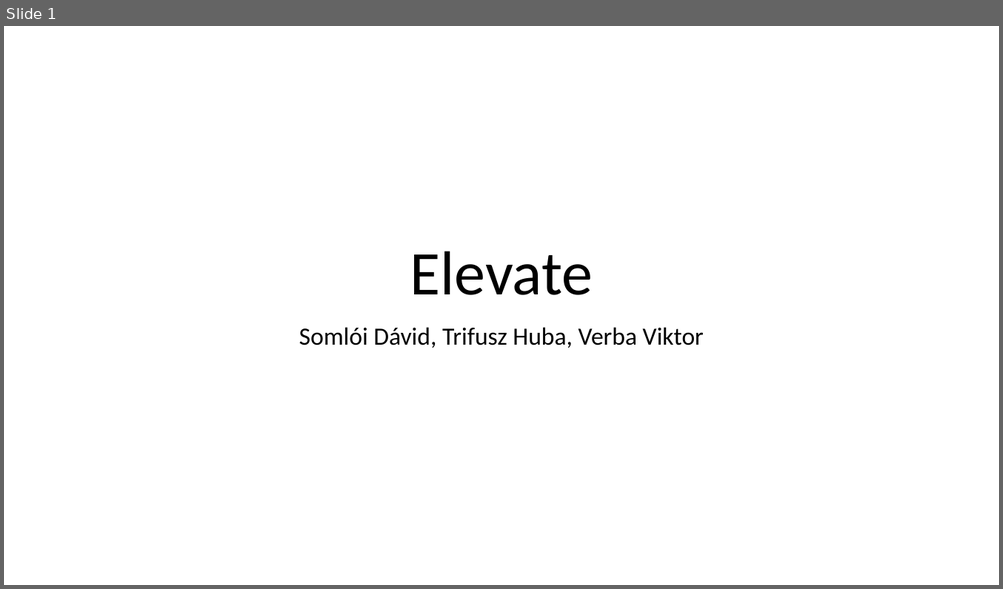
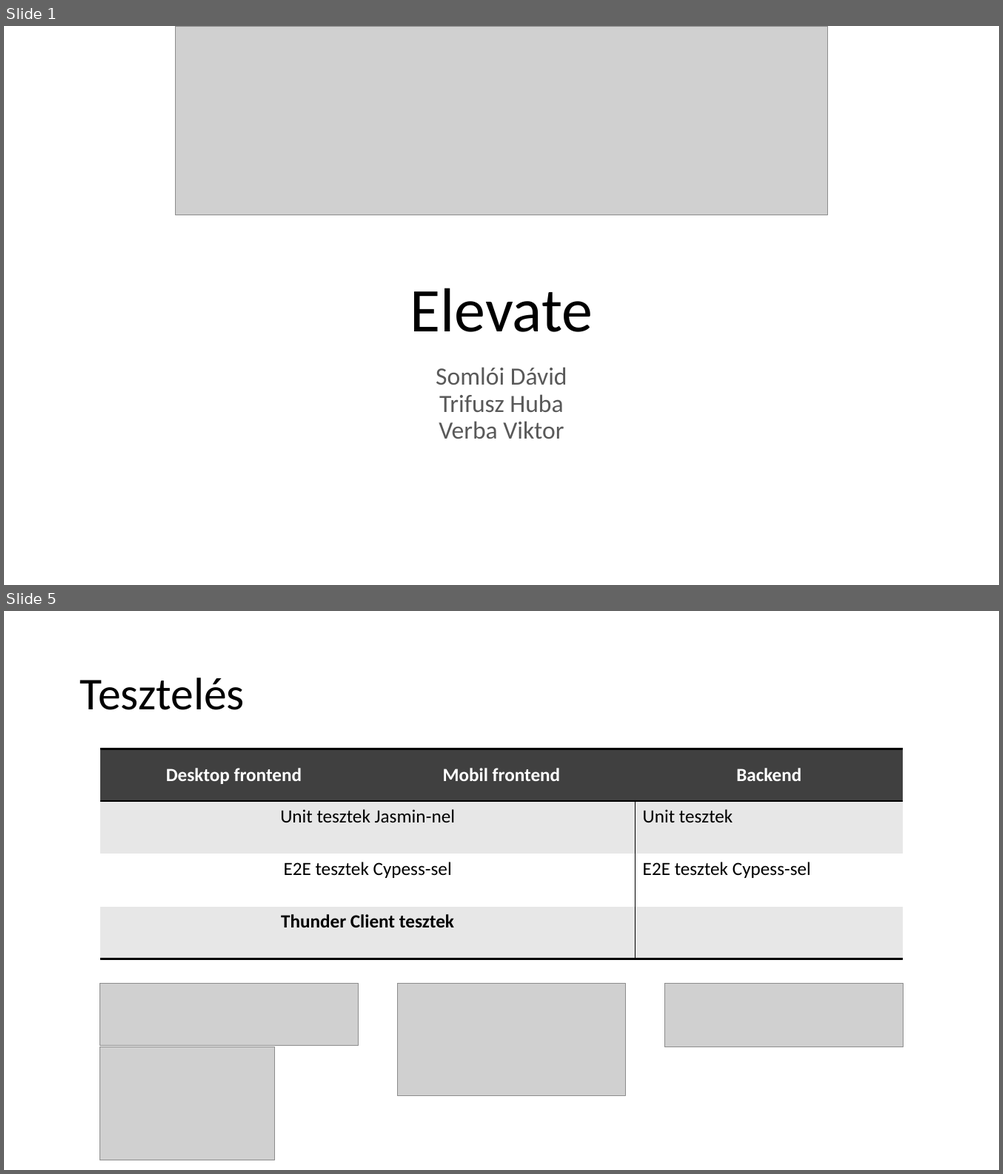
Before and after one commit to hubatrifusz/elevate, a slide deck: zarodolgozat.pptx. Shown one above the other, each under a label of ours: slide 1 before the commit, slides 1 and 5 after it; the slides between them are not shown. The pictures are 1003x589 and 1003x1174 pixels, drawn with LibreOffice and Linux fonts; fonts in the diff are those of the drawing; grey boxes stand for pictures; background and template pictures are left out. Boxes give left, top, right and bottom in pixels: in the first picture for what was removed or moved away, otherwise in the second. Text is boxed around its words. In the diff, an @@ line names an element or a change of style, - is before the commit and + after.

```diff
--- a/zarodolgozat.pptx
+++ b/zarodolgozat.pptx
@@ slide 5 added at (4, 611, 999, 1170), background #FFFFFF @@
@@ title added at (79, 678, 244, 710), 44 pt, text #000000 @@
+Tesztelés
@@ table added at (100, 749, 904, 959), 4 rows, 3 columns @@
+Desktop frontend | Mobil frontend | Backend
+Unit tesztek Jasmin-nel |  | Unit tesztek
+E2E tesztek Cypess-sel |  | E2E tesztek Cypess-sel
+Thunder Client tesztek |  | 
@@ picture added at (100, 983, 358, 1045) @@
@@ picture added at (397, 983, 625, 1096) @@
@@ picture added at (664, 983, 902, 1048) @@
@@ picture added at (100, 1048, 275, 1161) @@
@@ slide 1 changed as well @@
@@ picture added at (176, 26, 828, 215) @@
@@ title "Elevate": place and size @@
-title "Elevate" at (410, 251, 593, 295)
+title "Elevate" at (410, 288, 593, 332)
@@ subtitle at (435, 367, 567, 439): text changed; text colour #000000 to #595959 @@
-Somlói Dávid, Trifusz Huba, Verba Viktor
+Somlói Dávid
+Trifusz Huba
+Verba Viktor
```
Also in this commit, not shown: 8 other slides added.
